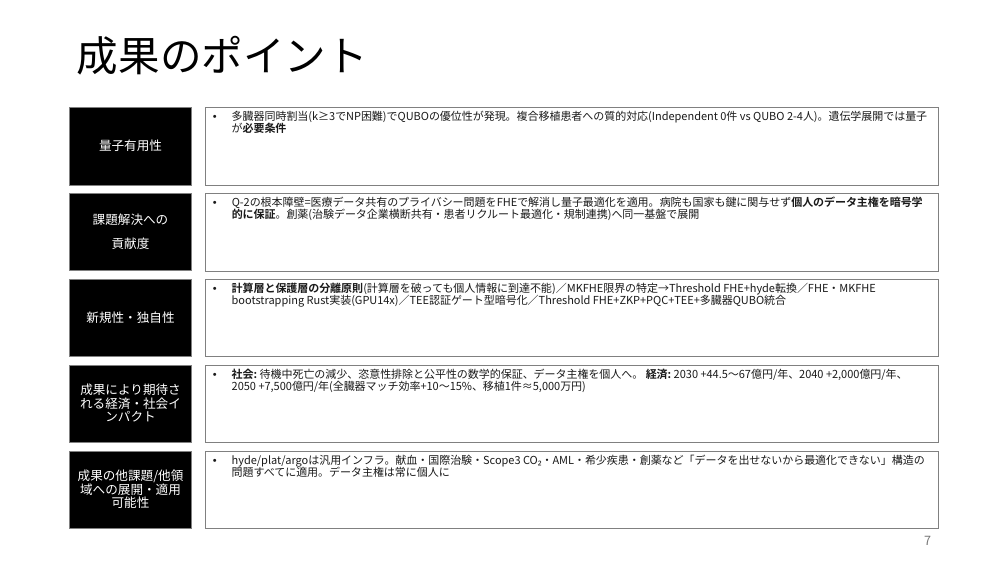
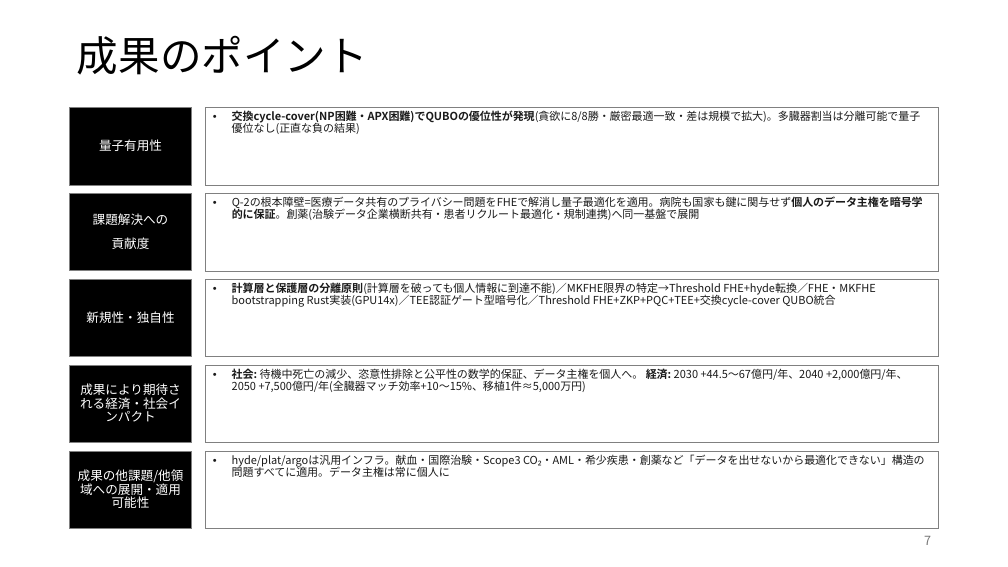
Before and after one commit to Ryujiyasu/niobi, a slide deck: slide 7 of docs/submission/summary_official.pptx. Drawn at 1008x567 pixels with LibreOffice and Linux fonts; fonts in the diff are those of the drawing. Boxes give left, top, right and bottom in pixels: in the first picture for what was removed or moved away, otherwise in the second. Text is boxed around its words. In the diff, an @@ line names an element or a change of style, - is before the commit and + after.

Commit message:
feat: 交換cycle-coverを量子有用性の主軸に据え直し＋提出物の匿名化
量子有用性の論証を実証ベースで再構築（Option B: 交換=量子軸, 多臓器=応用層）:
- 多臓器の救命数割当は分離可能（smart greedy = QUBO = 厳密最適）→ 量子優位なし（正直な負の結果）
- mRMR特徴選択QUBOは古典ベースラインに劣る（原因回収0-25% vs 38-75%）
- 交換cycle-cover（最大重み頂点素サイクル被覆）は真にNP困難:
  QUBOが貪欲に8/8勝・厳密最適に一致、差は規模で拡大（N=8 +1.5 → N=30 +3.8移植）

コード:
- exchange_chain.rs: enumerate_cycles / build・solve_cycle_cover_qubo / exact_cover /
  greedy_cover / generate_exchange_pool ＋ テスト3件（全53テスト通過）
- multi_organ.rs: 救命数メトリクス＋all-or-nothing QUBO＋分離可能性の検証関数
- 新ベンチ: exchange_qubo_bench, lives_saved_bench

報告書・概要版:
- report_draft.md §1/§2.2/§2.3/§4.2/§5.2/§6.1/§6.5 を書き換え。差別化を
  「問題の新しさ」ではなく「プライバシー保護下での最適化」に（先行研究: 量子のみ or
  プライバシーのみ、Niobiは両立）
- 概要版スライド更新（ベンチチャートを交換greedy-vs-QUBOに差し替え）
- official成果物を再生成、文書プロパティ作成者を空欄化、表紙の氏名は保持（規定OK）、
  本文・概要版は匿名化
- 旧版 _final 成果物を archive/ に隔離（誤提出防止）

```diff
--- a/docs/submission/summary_official.pptx
+++ b/docs/submission/summary_official.pptx
@@ text in rectangle at (x1=232, y1=110, x2=921, y2=134): text changed @@
-• 多臓器同時割当(k≥3でNP困難)でQUBOの優位性が発現。複合移植患者への質的対応(Independent 0件 vs QUBO 2-4人)。遺伝学展開では量子が必要条件
+• 交換cycle-cover(NP困難・APX困難)でQUBOの優位性が発現(貪欲に8/8勝・厳密最適一致・差は規模で拡大)。多臓器割当は分離可能で量子優位なし(正直な負の結果)
@@ text in rectangle at (x1=232, y1=282, x2=876, y2=307): text changed @@
-• 計算層と保護層の分離原則(計算層を破っても個人情報に到達不能)／MKFHE限界の特定→Threshold FHE+hyde転換／FHE・MKFHE bootstrapping Rust実装(GPU14x)／TEE認証ゲート型暗号化／Threshold FHE+ZKP+PQC+TEE+多臓器QUBO統合
+• 計算層と保護層の分離原則(計算層を破っても個人情報に到達不能)／MKFHE限界の特定→Threshold FHE+hyde転換／FHE・MKFHE bootstrapping Rust実装(GPU14x)／TEE認証ゲート型暗号化／Threshold FHE+ZKP+PQC+TEE+交換cycle-cover QUBO統合
```
Also in this commit, not shown: 8 other slides changed, 15 other files.
